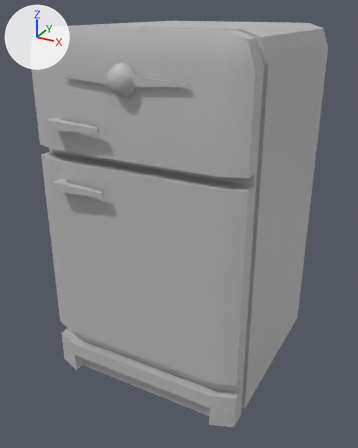
Renders of the FBX model Assets/Art Assets/fridge.fbx from each side of a commit.
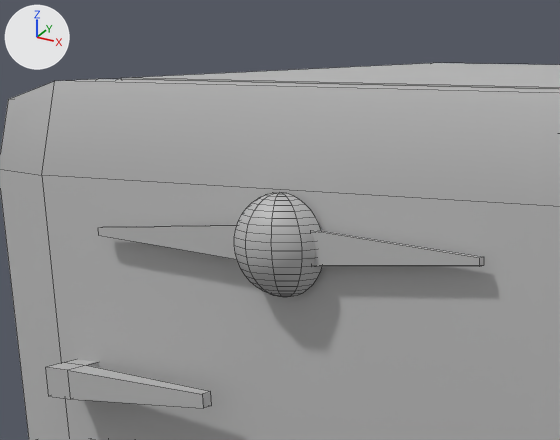
Each version appears first whole from a camera (50 mm lens) standing at (0.0759, -0.1428, 0.1259) and looking at (-0.0005, -0.0039, 0.0564), and next in a close-up on the part from 9% to 60% of the width and 0% to 32% of the height. Every picture has the same lights, and +X, +Y and +Z are marked at upper left. The close-ups show mesh edges as thin lines. Where no turn or scale is listed for an object, it has been applied to the vertices.
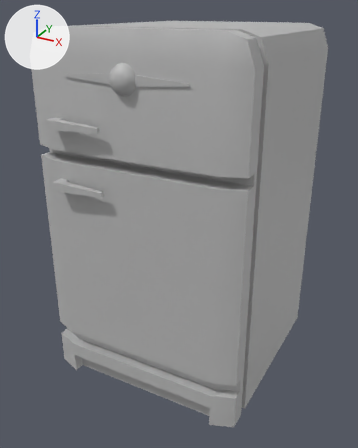
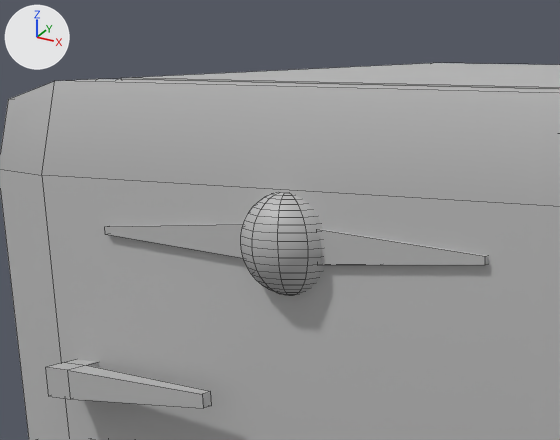
The newer file is also turned or shifted as a whole; pictures and numbers use the older file's frame.

Boxes [x1, y1, x2, y2] around the edits, measured in the close-ups (560 x 440 px; the box of a moved part takes in the faces that stretch with it):
part 1 of me_mesh, moved or reshaped: before [98, 225, 237, 259]; after [105, 224, 243, 258]
part 2 of me_mesh, moved or reshaped: before [312, 230, 484, 266]; after [318, 229, 488, 265]
part 3 of me_mesh, rebuilt: before [234, 192, 322, 297]; after [241, 192, 324, 295]

The change in detail:
me_mesh is used by ob_psphere2; location (0.0, -0.0005, 0.0626).
me_mesh had 329 vertices, 297 faces and spanned x -0.0344..0.0344, y -0.0379..0.0379, z -0.0581..0.0581.
me_mesh now has 329 vertices, 298 faces and spans x -0.0344..0.0344, y -0.0379..0.0379, z -0.0581..0.0581.
me_mesh part 1: the loose piece of 8 vertices spanning x -0.0191..-0.0035, y -0.0351..-0.0345, z 0.0445..0.0474 is moved by (0.0, 0.0009, 0.0).
me_mesh part 2: the loose piece of 8 vertices spanning x 0.0035..0.0191, y -0.0351..-0.0345, z 0.0445..0.0474 is moved by (0.0, 0.0009, 0.0).
me_mesh part 3: the loose piece of 117 vertices spanning x -0.0042..0.0042, y -0.0376..-0.0343, z 0.0417..0.0501 is rebuilt with 117 vertices and now spans x -0.0042..0.0042, y -0.0367..-0.0334, z 0.0417..0.0501.
